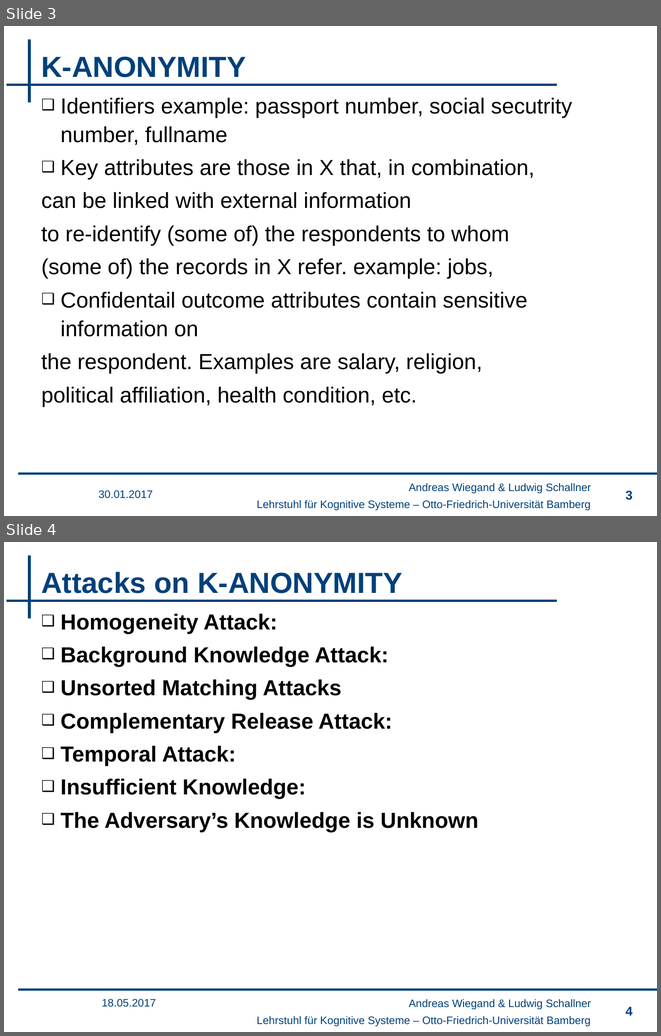
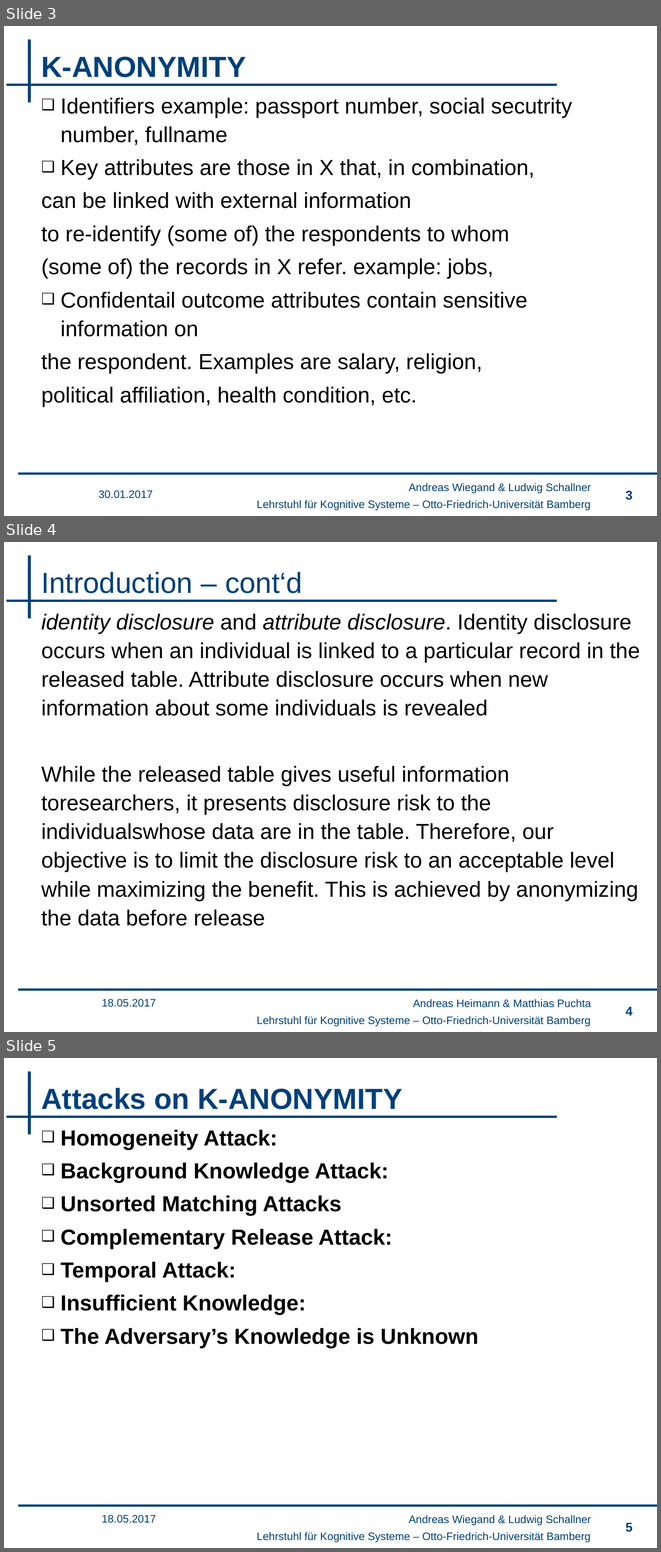
Before and after one commit to wsgan001/PSI-MSem, a slide deck: presentation/sicherheits.pptx. Shown one above the other, each under a label of ours: slides 3 and 4 before the commit, slides 3, 4 and 5 after it. The pictures are 661x1036 and 661x1552 pixels, drawn with LibreOffice and Linux fonts; fonts in the diff are those of the drawing; background and template pictures are left out. Boxes give left, top, right and bottom in pixels: in the first picture for what was removed or moved away, otherwise in the second. Text is boxed around its words. In the diff, an @@ line names an element or a change of style, - is before the commit and + after.

Commit message:
l-diversity fine tune

```diff
--- a/presentation/sicherheits.pptx
+++ b/presentation/sicherheits.pptx
@@ slide 4 added at <box>4,542,657,1032</box>, background #FFFFFF; not listed: 4 template elements that a slide beside it also shows @@
@@ title added at <box>41,572,302,593</box>, 32 pt, text #00407A @@
+Introduction – cont‘d
@@ text added at <box>41,614,640,926</box>, 24 pt, text #000000 @@
+identity disclosure and attribute disclosure. Identity disclosure occurs when an individual is linked to a particular record in the released table. Attribute disclosure occurs when new information about some individuals is revealed
+While the released table gives useful information toresearchers, it presents disclosure risk to the individualswhose data are in the table. Therefore, our objective is to limit the disclosure risk to an acceptable level while maximizing the benefit. This is achieved by anonymizing the data before release
@@ text added at <box>102,998,156,1007</box>, 12 pt, text #00407A @@
+18.05.2017
@@ text added at <box>413,999,591,1007</box>, 12 pt, text #00407A @@
+Andreas Heimann & Matthias Puchta
@@ page number added at <box>626,1006,633,1015</box>, 14 pt, text #00407A @@
+4
@@ what was slide 4 is now slide 5 @@
@@ page number at <box>626,1522,633,1532</box>: text changed @@
-4
+5
```
